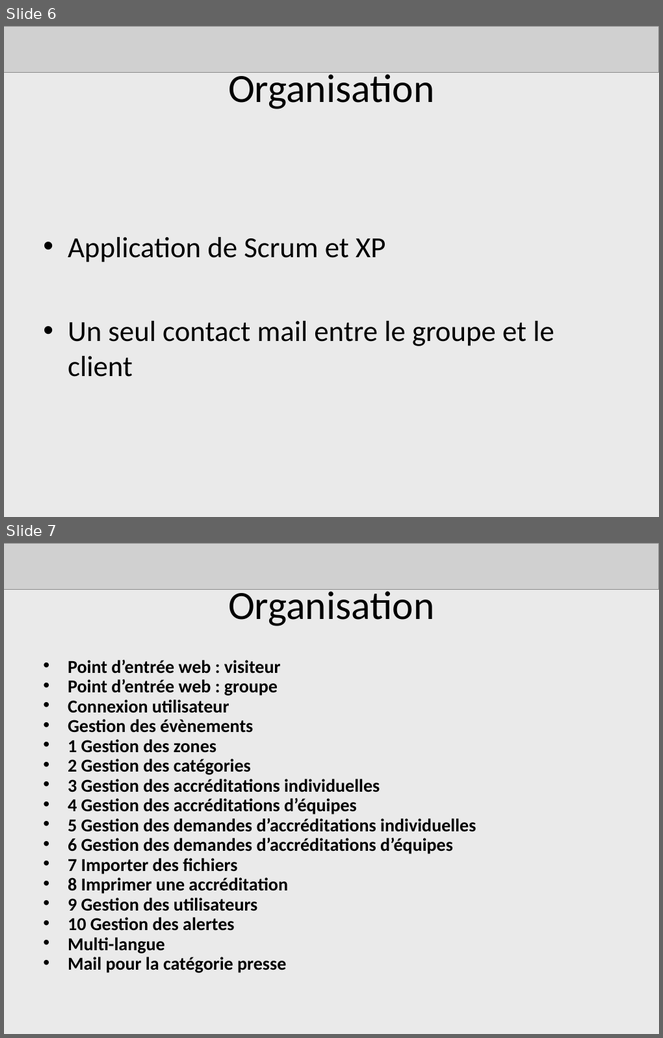
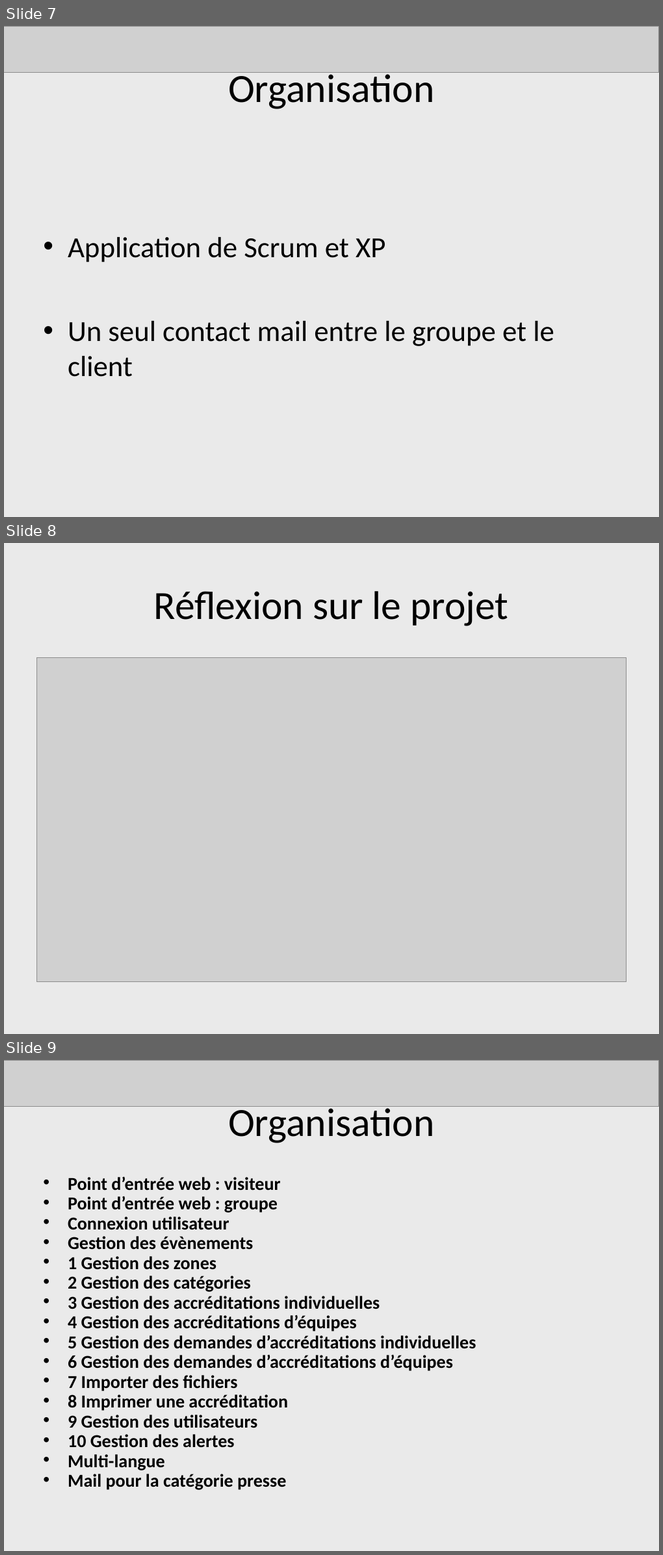
Before and after one commit to AdrienLombard/SimplePass, a slide deck: source/Projet Courchevel - Bilan intermédiaire.ppt. Shown one above the other, each under a label of ours: slides 6 and 7 before the commit, slides 7, 8 and 9 after it. The pictures are 663x1038 and 663x1555 pixels, drawn with LibreOffice and Linux fonts; fonts in the diff are those of the drawing; grey boxes stand for pictures. Boxes give left, top, right and bottom in pixels: in the first picture for what was removed or moved away, otherwise in the second. Text is boxed around its words. In the diff, an @@ line names an element or a change of style, - is before the commit and + after.

```diff
--- a/source/Projet Courchevel - Bilan intermédiaire.ppt
+++ b/source/Projet Courchevel - Bilan intermédiaire.ppt
@@ slide 8 added at bbox=[4, 543, 659, 1034], background #EAEAEA @@
@@ title added at bbox=[154, 591, 509, 626], 44 pt, text #000000 @@
+Réflexion sur le projet
@@ picture added at bbox=[36, 657, 627, 982] @@
@@ what was slide 6 is now slide 7 @@
@@ what was slide 7 is now slide 9 @@
```
Also in this commit, not shown: 4 slides changed, 1 other slide added.
